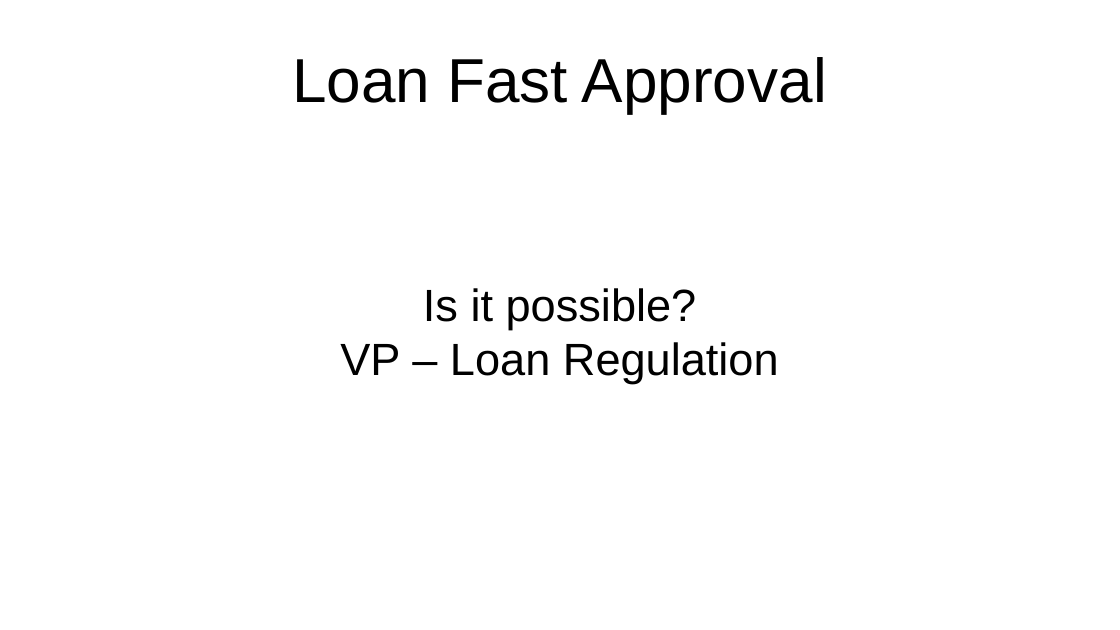
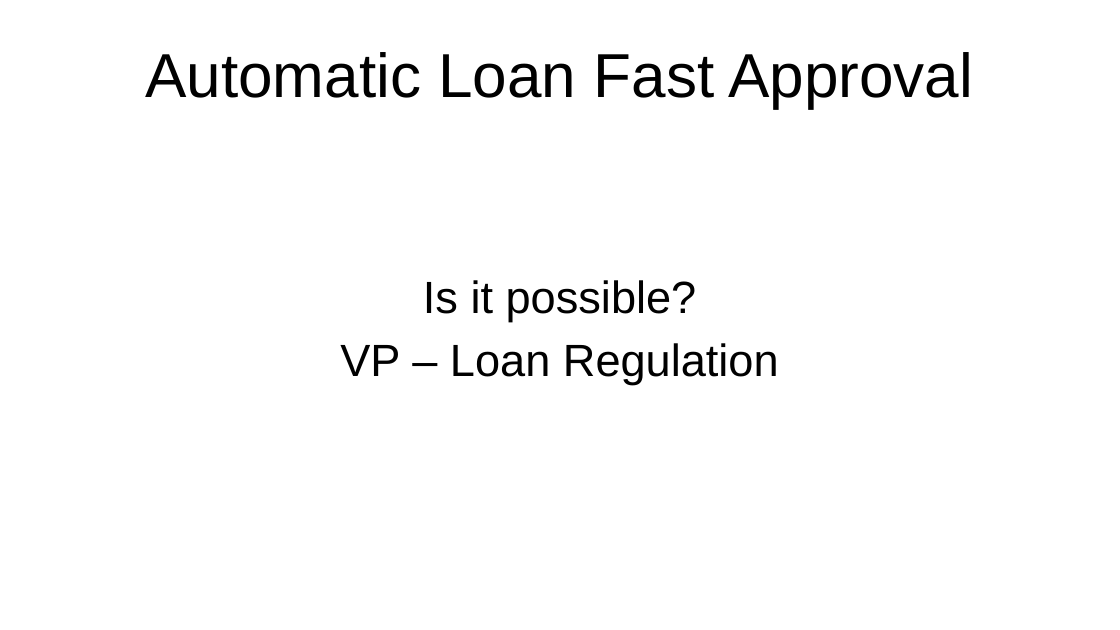
Before and after one commit to mbradds/loan-origination-model, a slide deck: slide 1 of loan_approval_slides_gm.pptx. Drawn at 1120x630 pixels with LibreOffice and Linux fonts; fonts in the diff are those of the drawing. Boxes give left, top, right and bottom in pixels: in the first picture for what was removed or moved away, otherwise in the second. Text is boxed around its words. In the diff, an @@ line names an element or a change of style, - is before the commit and + after.

```diff
--- a/loan_approval_slides_gm.pptx
+++ b/loan_approval_slides_gm.pptx
@@ title at [145, 52, 973, 109]: text changed @@
-Loan Fast Approval
+Automatic Loan Fast Approval
@@ subtitle "Is it possible?" at [340, 280, 779, 384]: indent changed; line spacing 1 to 0.9; more space between paragraphs @@
```
Also in this commit, not shown: 3 other slides changed.
